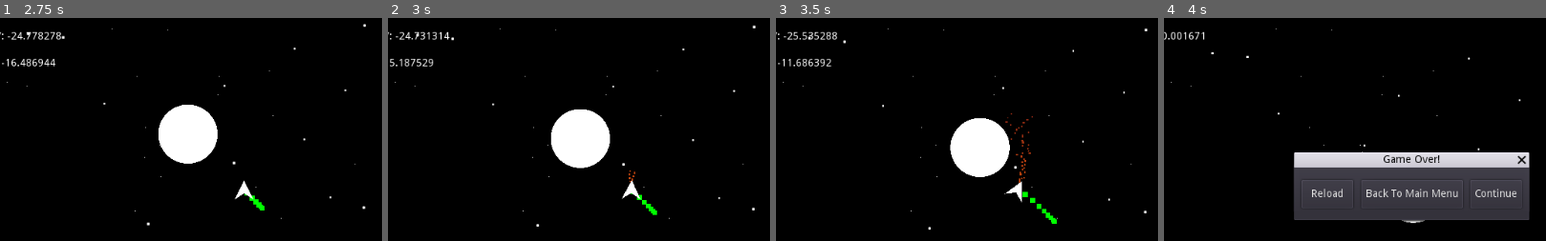
Above: before the commit, frames 1-4 (left to right).
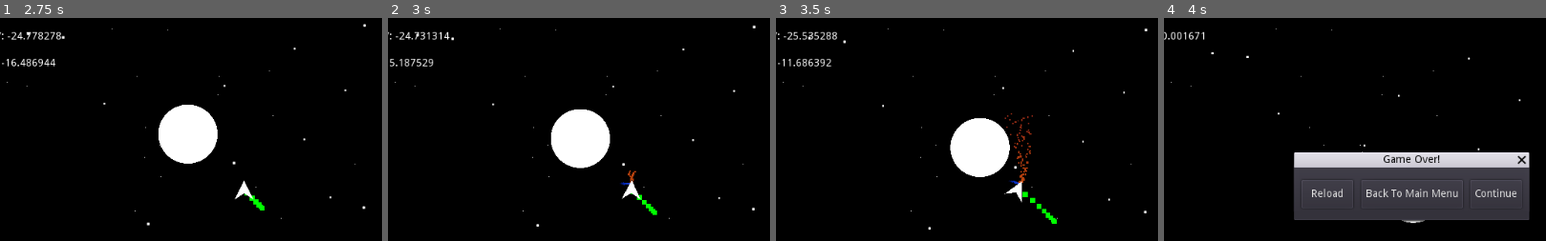
Above: after the commit, the same moments.

Repository: CallMeGenevieve/Starbounce
Game: Godot game, scene res://scenes/MainMenu/MainMenu.tscn
Same seed, same stepped clock (60 frames per second), same inputs: the game is played once before the commit and once after it.
Inputs:
- Up to frame 1 (2.75 s): click "Start Space" at 0.5 s; click "Edit Space" at 1.25 s; click "Menu" at 2 s
- Up to frame 2 (3 s): hold Right (turn_ship_right) from 2.78 s (still down); hold Down (break_ship) from 2.78 s (still down)
- Up to frame 3 (3.5 s): keep holding Right (turn_ship_right); keep holding Down (break_ship)
- Up to frame 4 (4 s): release Right (turn_ship_right) at 3.53 s; release Down (break_ship) at 3.53 s; hold Left (turn_ship_left) from 3.53 s (still down); tap Tab (switch_focus) at 3.6 s
The pictures show only the part of the screen within x 18-68%, y 11-61%; the shares and areas given below are measured in that part.

Frame 1 is identical in both runs. In frame 2, less than 0.1% of the frame differs, in the area x 60-65%, y 68-76%; in frame 3, 0.5%, in the area x 59-68%, y 43-75%; in frame 4, nothing differs.

Commit message:
Add steering particles

Diff:
--- a/scenes/HopeShip/HopeShip.gd
+++ b/scenes/HopeShip/HopeShip.gd
@@ -18,6 +18,8 @@
 var ui_node
 var positional_particles
 var crashed = false
+var dir_x
+var dir_y
 
 
 func _ready():
@@ -30,11 +32,13 @@
 	#get_node("Positional Particles").rotation += self.angle_speed * delta
 	get_node("CollisionShape2D").rotation += self.angle_speed * delta
 
+	dir_x = sin(get_node("Sprite").rotation)
+	dir_y = -cos(get_node("Sprite").rotation)
+
 	if self.direction != 0:
 		if not $"Thruster Particles".emitting:
 			$"Thruster Particles".emitting = true
-		var dir_x = sin(get_node("Sprite").rotation)
-		var dir_y = -cos(get_node("Sprite").rotation)
+
 		self.thrust.x = dir_x * self.thrust_power
 		self.thrust.y = dir_y * self.thrust_power
 
@@ -56,6 +60,17 @@
 func apply_tick(delta):
 	apply_acceleration(delta)
 	apply_speed(delta)
+
+	if $"Steering Particles Left".emitting:
+		$"Steering Particles Left".position.x = sin(get_node("Sprite").rotation) * 8
+		$"Steering Particles Left".position.y = -cos(get_node("Sprite").rotation) * 8
+		$"Steering Particles Left".process_material.direction.x = cos(get_node("Sprite").rotation)
+		$"Steering Particles Left".process_material.direction.y = sin(get_node("Sprite").rotation)
+	if $"Steering Particles Right".emitting:
+		$"Steering Particles Right".position.x = sin(get_node("Sprite").rotation) * 8
+		$"Steering Particles Right".position.y = -cos(get_node("Sprite").rotation) * 8
+		$"Steering Particles Right".process_material.direction.x = -cos(get_node("Sprite").rotation)
+		$"Steering Particles Right".process_material.direction.y = -sin(get_node("Sprite").rotation)
 
 	# I know this code is duplicate but idk what a better solution would be.
 	# Is there a possibility of importing functions here?!
@@ -84,11 +99,17 @@
 				self.angle_speed += delta * 2
 			elif self.angle_speed != 6:
 				self.angle_speed = 6
+			$"Steering Particles Right".emitting = true
+		elif Input.is_action_just_released("turn_ship_right"):
+			$"Steering Particles Right".emitting = false
 		if Input.is_action_pressed("turn_ship_left"):
 			if self.angle_speed > -6:
 				self.angle_speed -= delta * 2
 			elif self.angle_speed != -6:
 				self.angle_speed = -6
+			$"Steering Particles Left".emitting = true
+		elif Input.is_action_just_released("turn_ship_left"):
+			$"Steering Particles Left".emitting = false
 
 
 func _on_HopeShip_area_entered(area):
--- a/scenes/HopeShip/HopeShip.tscn
+++ b/scenes/HopeShip/HopeShip.tscn
@@ -1,9 +1,11 @@
-[gd_scene load_steps=14 format=2]
+[gd_scene load_steps=20 format=2]
 
 [ext_resource path="res://textures/hope_ship.png" type="Texture" id=1]
 [ext_resource path="res://scenes/HopeShip/HopeShip.gd" type="Script" id=2]
 [ext_resource path="res://scenes/Camera/Camera2D.tscn" type="PackedScene" id=3]
 [ext_resource path="res://scenes/HopeShip/SpaceParticle.tres" type="Curve" id=4]
+[ext_resource path="res://scenes/HopeShip/steering_particle_scale_curve.tres" type="Curve" id=5]
+[ext_resource path="res://scenes/HopeShip/HopeShipSteeringParticlesColor.tres" type="Texture" id=6]
 
 [sub_resource type="Curve" id=1]
 _data = [ Vector2( 0, 1 ), 0.0, -0.497252, 0, 0, Vector2( 1, 0.463636 ), -0.712727, 0.0, 0, 0 ]
@@ -32,8 +34,8 @@
 [sub_resource type="CurveTexture" id=7]
 curve = SubResource( 6 )
 
-[sub_resource type="ParticlesMaterial" id=5]
-lifetime_randomness = 0.25
+[sub_resource type="ParticlesMaterial" id=8]
+lifetime_randomness = 0.35
 flag_disable_z = true
 spread = 11.61
 gravity = Vector3( 0, 0, 0 )
@@ -43,9 +45,37 @@
 scale = 3.0
 scale_random = 0.37
 scale_curve = SubResource( 7 )
-color_ramp = SubResource( 9 )
+color_ramp = SubResource( 5 )
 
-[sub_resource type="ConvexPolygonShape2D" id=4]
+[sub_resource type="CurveTexture" id=12]
+curve = ExtResource( 5 )
+
+[sub_resource type="ParticlesMaterial" id=10]
+flag_disable_z = true
+spread = 5.0
+gravity = Vector3( 0, 0, 0 )
+initial_velocity = 90.0
+orbit_velocity = 0.0
+orbit_velocity_random = 0.0
+scale = 2.0
+scale_curve = SubResource( 12 )
+color_ramp = ExtResource( 6 )
+
+[sub_resource type="CurveTexture" id=13]
+curve = ExtResource( 5 )
+
+[sub_resource type="ParticlesMaterial" id=11]
+flag_disable_z = true
+spread = 5.0
+gravity = Vector3( 0, 0, 0 )
+initial_velocity = 90.0
+orbit_velocity = 0.0
+orbit_velocity_random = 0.0
+scale = 2.0
+scale_curve = SubResource( 13 )
+color_ramp = ExtResource( 6 )
+
+[sub_resource type="ConvexPolygonShape2D" id=9]
 points = PoolVector2Array( 0, -13, 13, 13, 0, 4.5, -13, 13 )
 
 [node name="HopeShip" type="Area2D"]
@@ -74,13 +104,27 @@
 
 [node name="Thruster Particles" type="Particles2D" parent="."]
 emitting = false
-amount = 64
-process_material = SubResource( 5 )
+amount = 128
+process_material = SubResource( 8 )
+
+[node name="Steering Particles Left" type="Particles2D" parent="."]
+position = Vector2( 0, -7 )
+emitting = false
+amount = 32
+lifetime = 0.2
+process_material = SubResource( 10 )
+
+[node name="Steering Particles Right" type="Particles2D" parent="."]
+position = Vector2( 0, -7 )
+emitting = false
+amount = 32
+lifetime = 0.2
+process_material = SubResource( 11 )
 
 [node name="Sprite" type="Sprite" parent="."]
 scale = Vector2( 0.05, 0.05 )
 texture = ExtResource( 1 )
 
 [node name="CollisionShape2D" type="CollisionShape2D" parent="."]
-shape = SubResource( 4 )
+shape = SubResource( 9 )
 [connection signal="area_entered" from="." to="." method="_on_HopeShip_area_entered"]
--- /dev/null
+++ b/scenes/HopeShip/HopeShipSteeringParticlesColor.tres
@@ -0,0 +1,8 @@
+[gd_resource type="GradientTexture" load_steps=2 format=2]
+
+[sub_resource type="Gradient" id=14]
+offsets = PoolRealArray( 0, 0.538095, 1 )
+colors = PoolColorArray( 0.13858, 0.302397, 0.933594, 1, 0, 0.140858, 0.683594, 1, 0, 0, 0, 0 )
+
+[resource]
+gradient = SubResource( 14 )
--- /dev/null
+++ b/scenes/HopeShip/steering_particle_scale_curve.tres
@@ -0,0 +1,4 @@
+[gd_resource type="Curve" format=2]
+
+[resource]
+_data = [ Vector2( 0, 1 ), 0.0, 0.0, 0, 0, Vector2( 1, 0.3 ), -1.58864, 0.0, 0, 0 ]
Not shown: 1 places in scenes/HopeShip/HopeShip.tscn that only renumber resources
